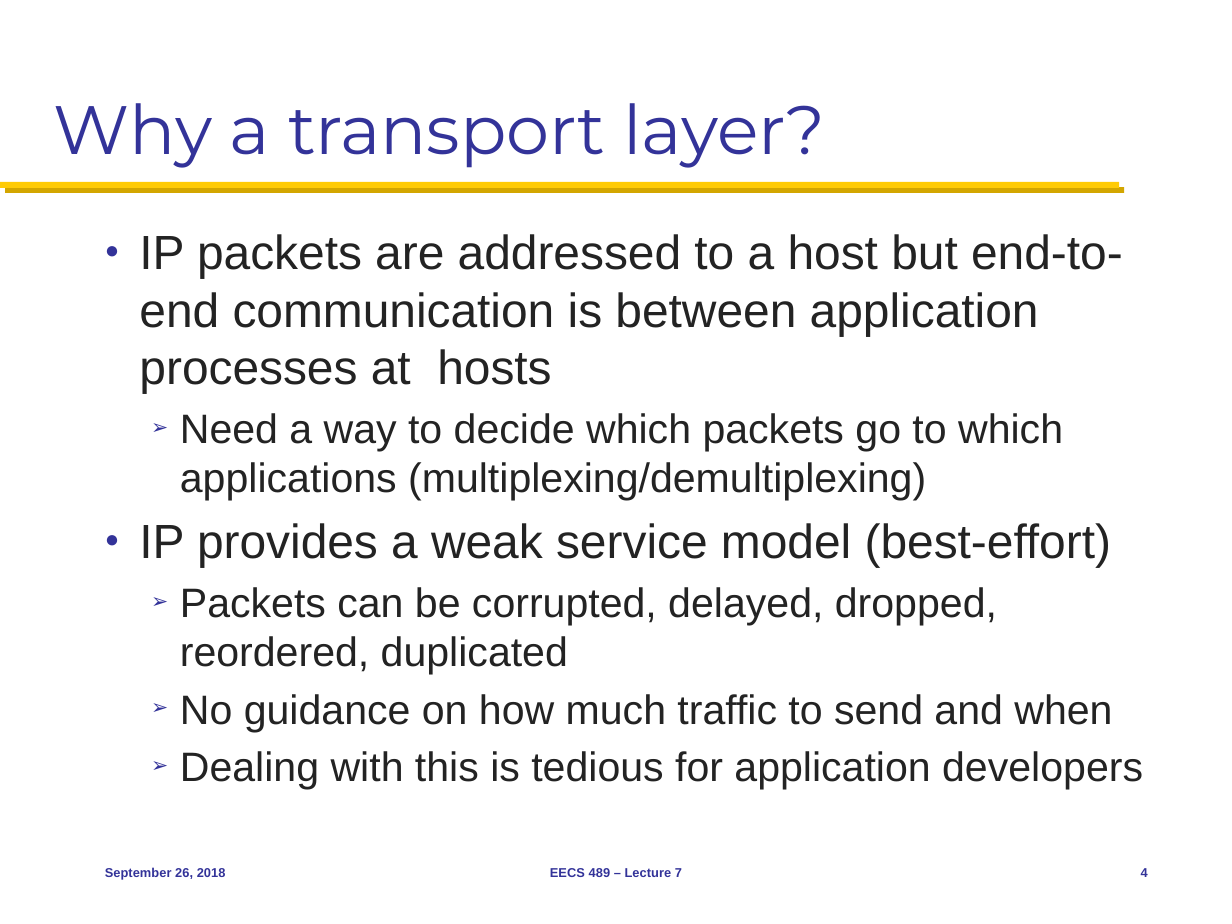
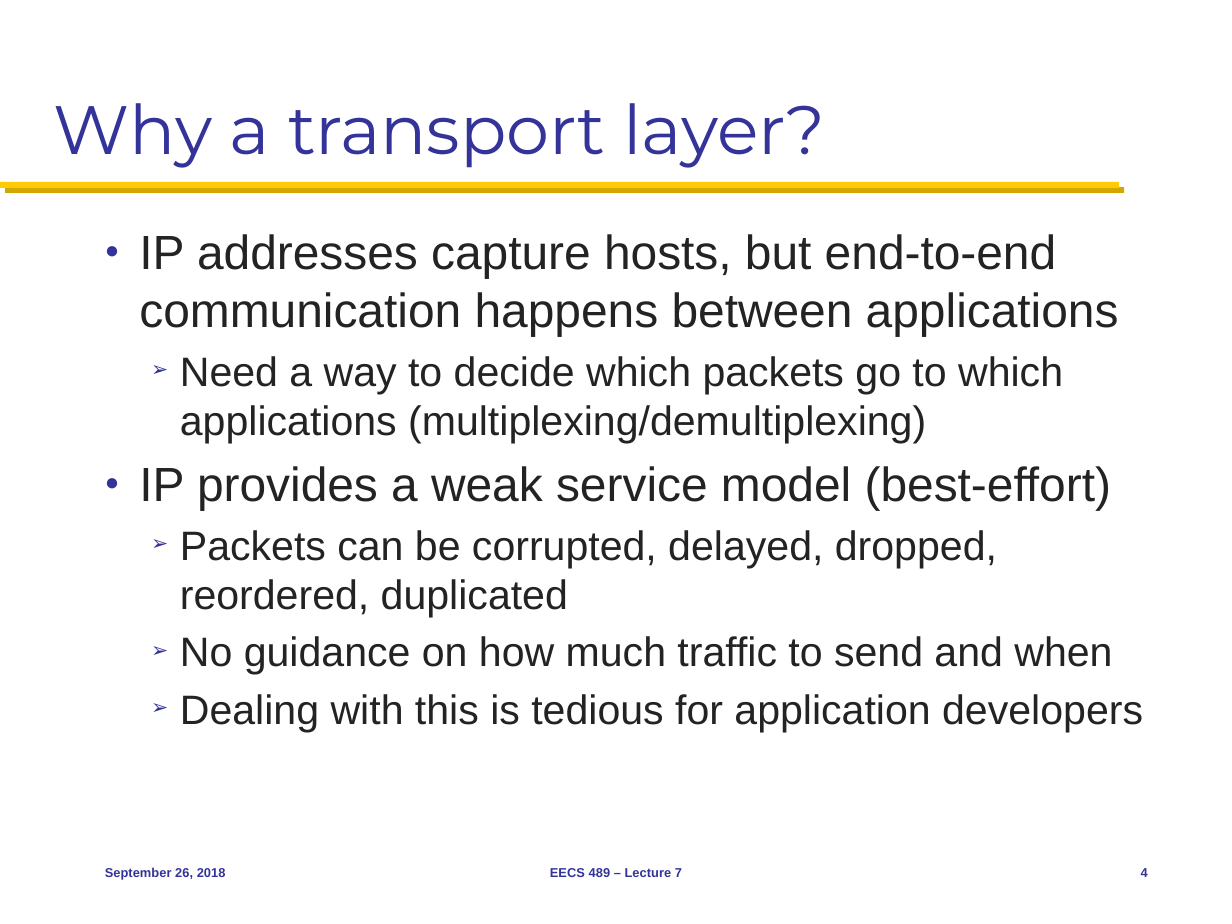
Before and after one commit to mosharaf/eecs489, a slide deck: slide 4 of Slides/092618.pptx. Drawn at 1232x924 pixels with LibreOffice and Linux fonts; fonts in the diff are those of the drawing. Boxes give left, top, right and bottom in pixels: in the first picture for what was removed or moved away, otherwise in the second. Text is boxed around its words. In the diff, an @@ line names an element or a change of style, - is before the commit and + after.

```diff
--- a/Slides/092618.pptx
+++ b/Slides/092618.pptx
@@ text at (x1=139, y1=234, x2=1119, y2=336): text changed @@
-● IP packets are addressed to a host but end-to-end communication is between application processes at hosts
+● IP addresses capture hosts, but end-to-end communication happens between applications
```
Also in this commit, not shown: 10 other slides changed, 1 slide removed.
